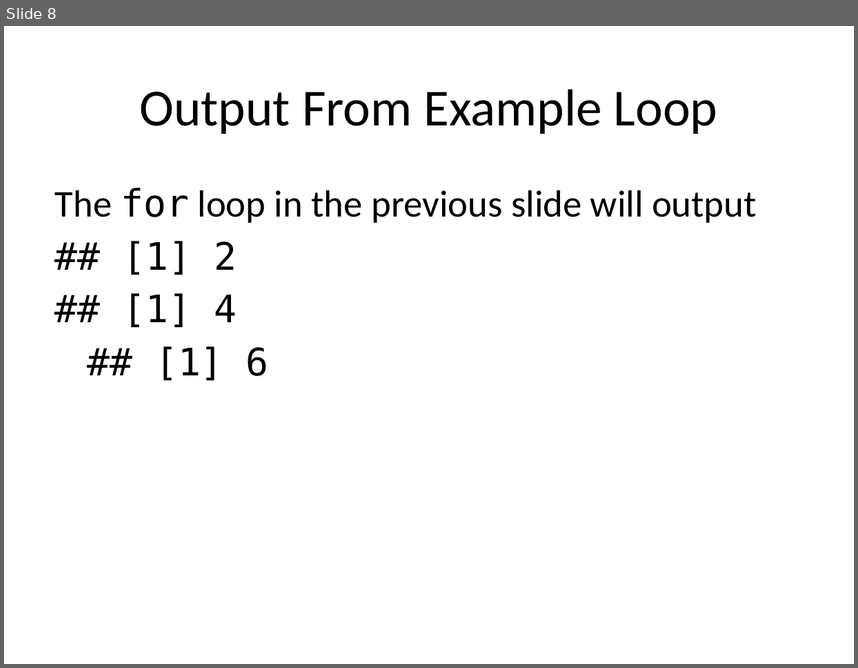
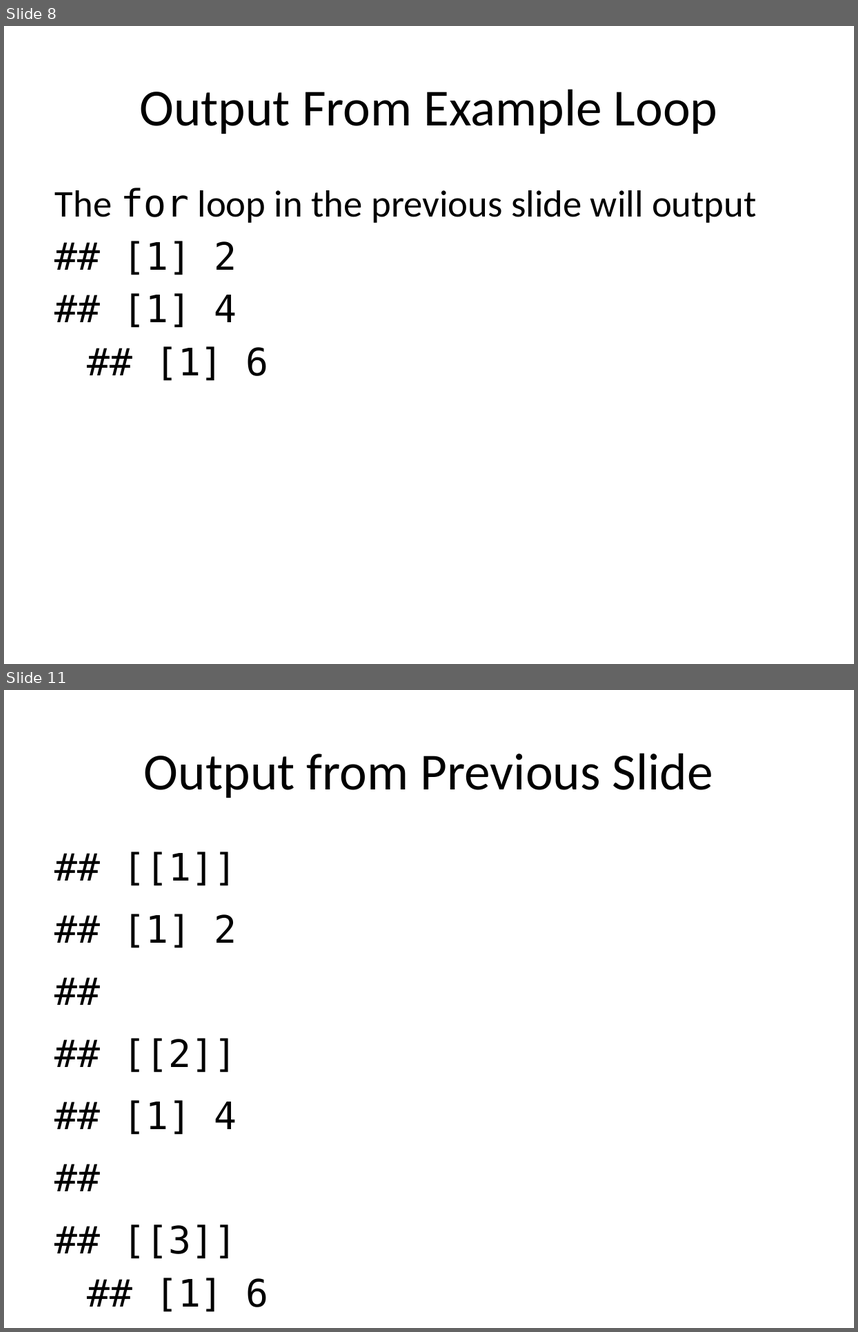
Before and after one commit to jmgraham30/SWBmodules, a slide deck: slides/iteration_with_purrr.pptx. Shown one above the other, each under a label of ours: slide 8 before the commit, slides 8 and 11 after it; the slides between them are not shown. The pictures are 858x668 and 858x1332 pixels, drawn with LibreOffice and Linux fonts; fonts in the diff are those of the drawing. Boxes give left, top, right and bottom in pixels: in the first picture for what was removed or moved away, otherwise in the second. Text is boxed around its words. In the diff, an @@ line names an element or a change of style, - is before the commit and + after.

```diff
--- a/slides/iteration_with_purrr.pptx
+++ b/slides/iteration_with_purrr.pptx
@@ slide 11 added at bbox=[4, 690, 854, 1328], background #FFFFFF @@
@@ title added at bbox=[144, 753, 713, 798], 44 pt, text #000000 @@
+Output from Previous Slide
@@ text added at bbox=[123, 851, 269, 1312], 32 pt, text #000000 @@
+## [[1]]
+## [1] 2
+##
+## [[2]]
+## [1] 4
+##
+## [[3]]
+## [1] 6
```
Also in this commit, not shown: 1 slide changed, 4 other slides added, 2 slides removed, 1 other file.
